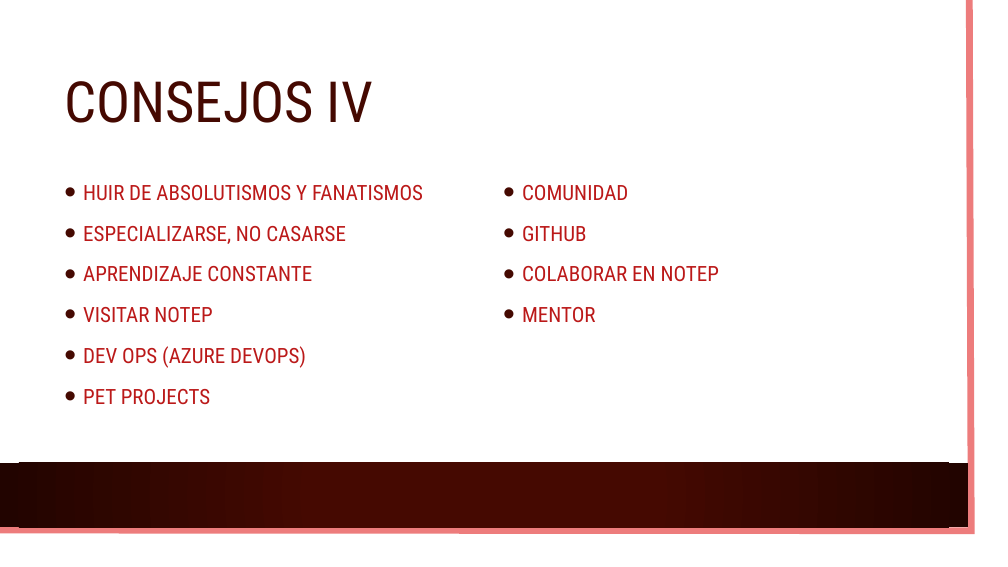
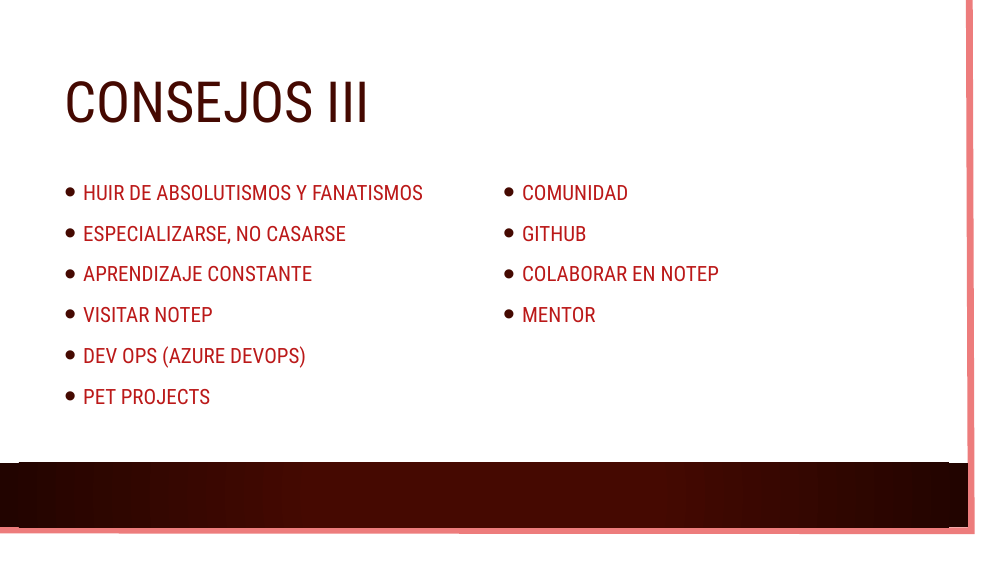
Before and after one commit to marcoablanco/Events, a slide deck: slide 11 of 2023-03 Mundo laboral con DotNet/Presentación.pptx (slide 12 before the commit). Drawn at 1008x567 pixels with LibreOffice and Linux fonts; fonts in the diff are those of the drawing; background and template pictures are left out. Boxes give left, top, right and bottom in pixels: in the first picture for what was removed or moved away, otherwise in the second. Text is boxed around its words. In the diff, an @@ line names an element or a change of style, - is before the commit and + after.

```diff
--- a/2023-03 Mundo laboral con DotNet/Presentación.pptx
+++ b/2023-03 Mundo laboral con DotNet/Presentación.pptx
@@ title at [64, 81, 370, 123]: text changed @@
-CONSEJOS IV
+CONSEJOS III
```
Also in this commit, not shown: 1 other slide changed, 1 slide removed.
